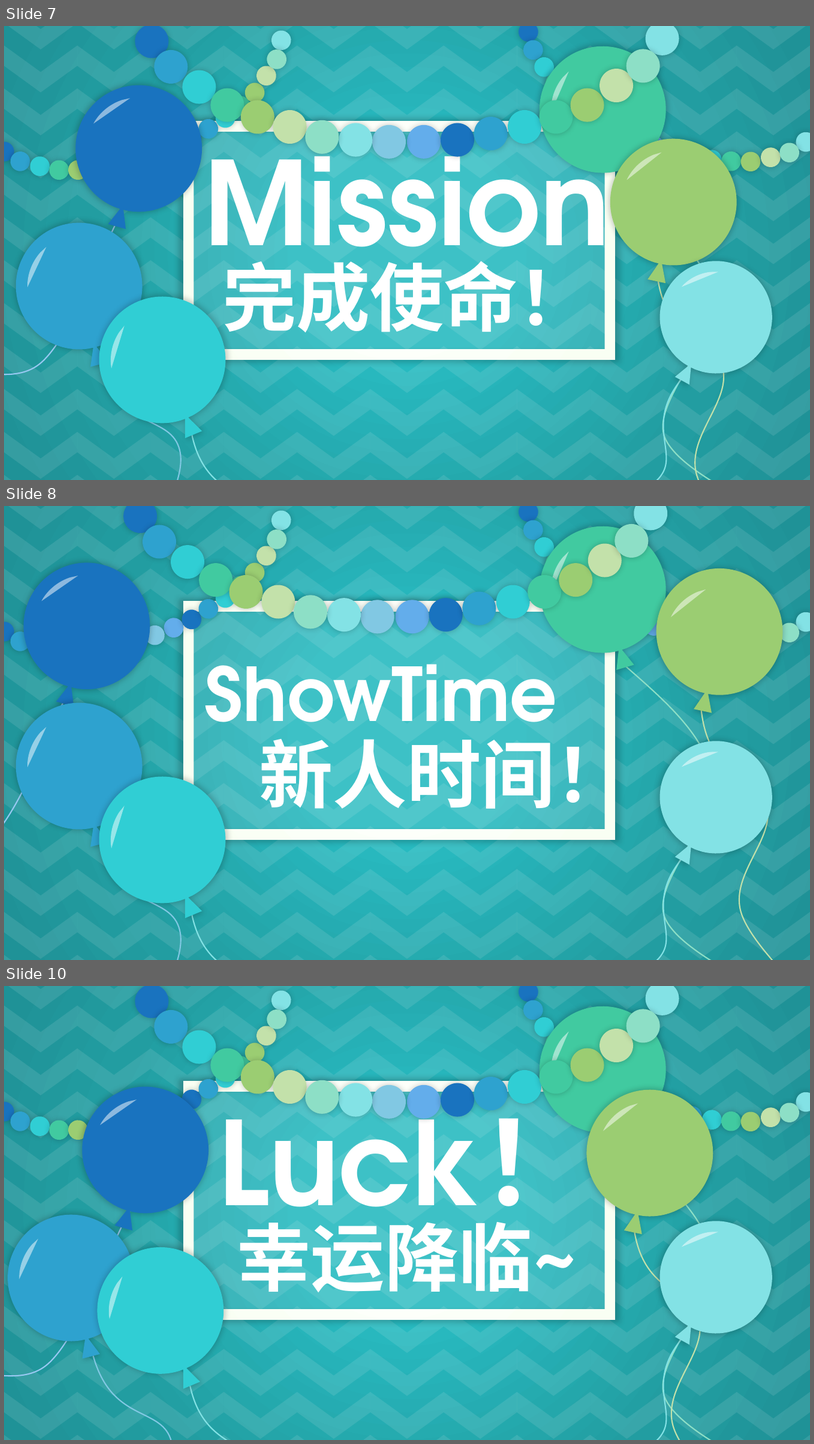
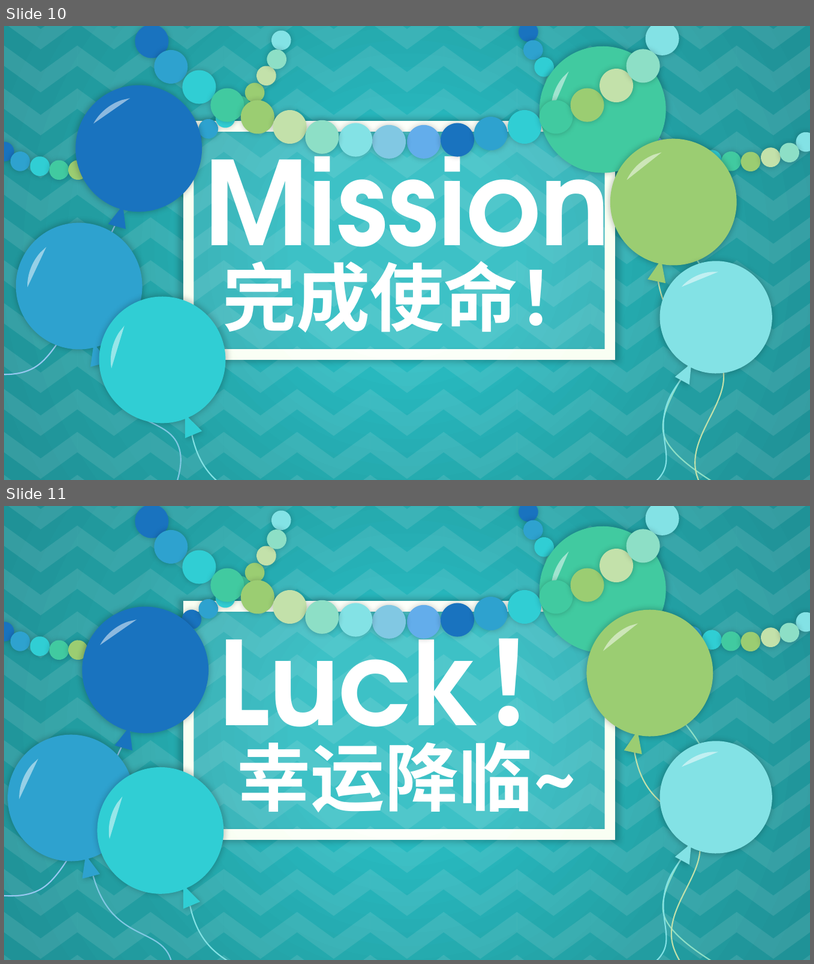
Before and after one commit to zhangzju/ExcelFixer, a slide deck: Main.pptx. Shown one above the other, each under a label of ours: slides 7, 8 and 10 before the commit, slides 10 and 11 after it; the slides between them are not shown. The pictures are 814x1444 and 814x964 pixels, drawn with LibreOffice and Linux fonts; fonts in the diff are those of the drawing. Boxes give left, top, right and bottom in pixels: in the first picture for what was removed or moved away, otherwise in the second. Text is boxed around its words. In the diff, an @@ line names an element or a change of style, - is before the commit and + after.

```diff
--- a/Main.pptx
+++ b/Main.pptx
@@ slide 8 removed at <box>4,506,810,960</box>, background gradient #28BAC0 to #229DA1 to #1F9297; not listed: 132 template elements that a slide beside it also shows @@
@@ freeform shape removed at <box>525,511,686,685</box> @@
@@ group removed at <box>4,507,294,663</box>: 18 ellipses @@
@@ group removed at <box>124,506,668,634</box>: 18 ellipses @@
@@ freeform shape removed at <box>4,548,164,721</box> @@
@@ freeform shape removed at <box>542,551,579,592</box> @@
@@ freeform shape removed at <box>641,557,795,724</box> @@
@@ freeform shape removed at <box>42,568,78,609</box> @@
@@ freeform shape removed at <box>672,583,707,623</box> @@
@@ rectangle removed at <box>183,601,615,840</box> @@
@@ frame removed at <box>183,601,615,840</box> @@
@@ group removed at <box>516,506,810,654</box>: 18 ellipses @@
@@ text removed at <box>204,664,558,751</box> @@
-ShowTime
@@ freeform shape removed at <box>626,666,770,960</box> @@
@@ freeform shape removed at <box>4,700,117,951</box> @@
@@ freeform shape removed at <box>4,689,161,860</box> @@
@@ freeform shape removed at <box>633,721,793,888</box> @@
@@ freeform shape removed at <box>702,711,810,960</box> @@
@@ freeform shape removed at <box>19,727,55,768</box> @@
@@ text removed at <box>260,727,629,820</box> @@
-新人时间！
@@ freeform shape removed at <box>682,739,719,778</box> @@
@@ freeform shape removed at <box>80,757,252,939</box> @@
@@ freeform shape removed at <box>98,805,138,849</box> @@
@@ freeform shape removed at <box>101,821,288,960</box> @@
@@ freeform shape removed at <box>471,855,772,960</box> @@
@@ freeform shape removed at <box>191,901,351,960</box> @@
@@ what was slide 7 is now slide 10 @@
@@ what was slide 10 is now slide 11 @@
```
Also in this commit, not shown: 1 slide changed, 4 slides added, 2 other slides removed, 1 other file.
